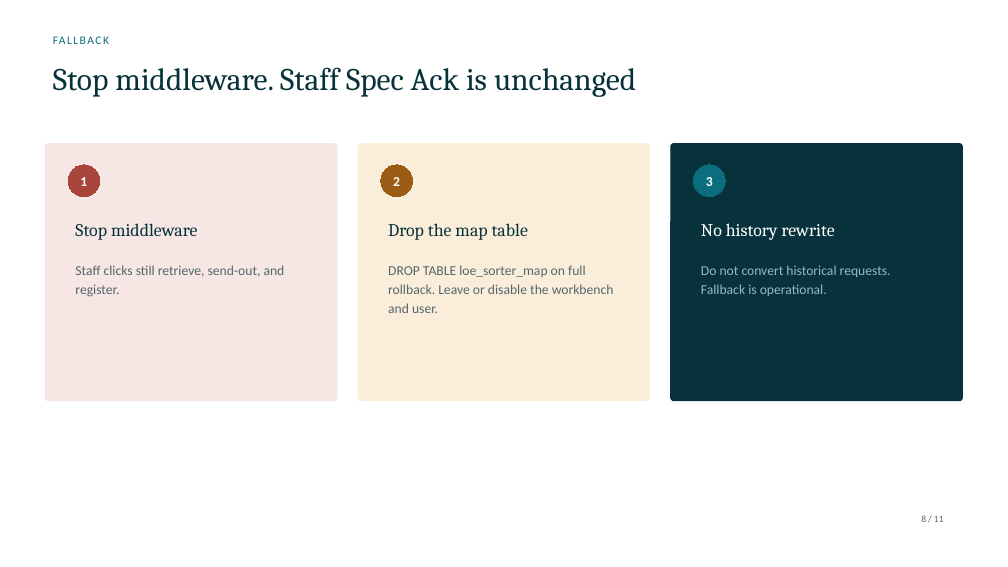
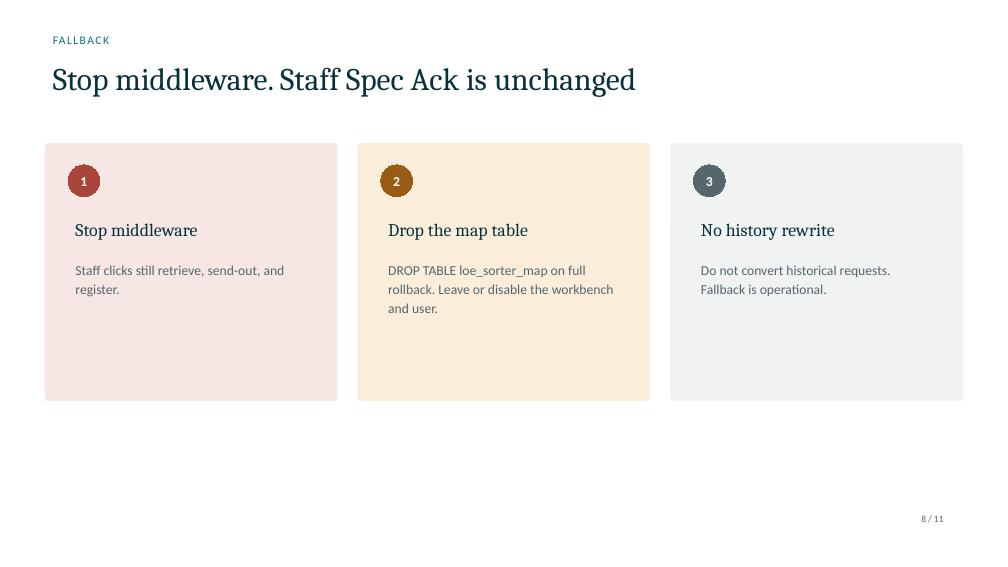
Before and after one commit to DragonChong/HA-Notes, a slide deck: slide 8 of SDLC/Projects/TMP-specimen-sorter-api — Specimen Sorter API/assets/Specimen Sorter API.pptx. Drawn at 1008x567 pixels with LibreOffice and Linux fonts; fonts in the diff are those of the drawing. Boxes give left, top, right and bottom in pixels: in the first picture for what was removed or moved away, otherwise in the second. Text is boxed around its words. In the diff, an @@ line names an element or a change of style, - is before the commit and + after.

```diff
--- a/SDLC/Projects/TMP-specimen-sorter-api — Specimen Sorter API/assets/Specimen Sorter API.pptx
+++ b/SDLC/Projects/TMP-specimen-sorter-api — Specimen Sorter API/assets/Specimen Sorter API.pptx
@@ rounded rectangle at [671,144,963,401]: fill #08323B to #F1F3F3; outline #08323B 1 pt to #F1F3F3 1 pt @@
@@ ellipse "3" at [693,165,725,197]: fill #0B6E7F to #56676C; outline #0B6E7F 0.75 pt to #56676C 0.75 pt @@
@@ text "No history rewrite" at [701,223,835,240]: text colour #FFFFFF to #08323B @@
@@ text "Do not convert historical requests. ..." at [701,265,891,296]: text colour #8FBAC3 to #56676C @@
```
Also in this commit, not shown: 3 other slides changed, 4 other files.
